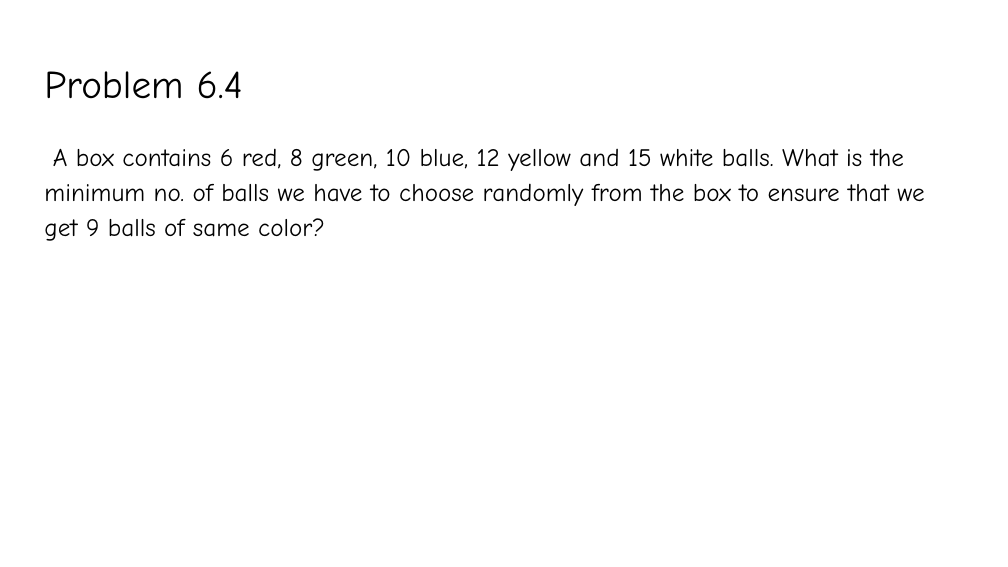
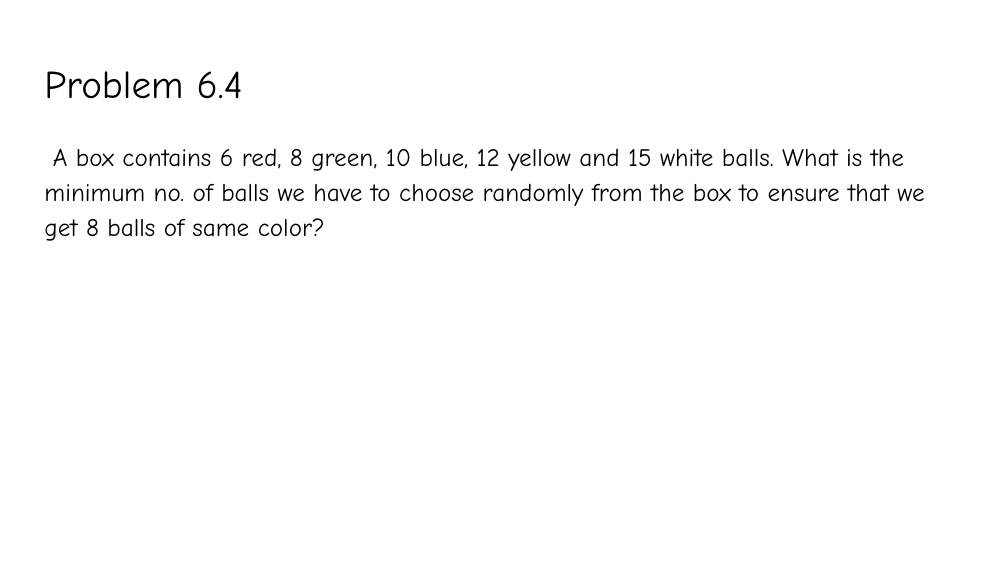
Before and after one commit to YeasirRayhanPrince/yeasirrayhanprince.github.io, a slide deck: slide 24 of cse106/slides/Lecture7.pptx (slide 23 before the commit). Drawn at 1008x567 pixels with LibreOffice and Linux fonts; fonts in the diff are those of the drawing. Boxes give left, top, right and bottom in pixels: in the first picture for what was removed or moved away, otherwise in the second. Text is boxed around its words. In the diff, an @@ line names an element or a change of style, - is before the commit and + after.

```diff
--- a/cse106/slides/Lecture7.pptx
+++ b/cse106/slides/Lecture7.pptx
@@ text at <box>44,148,924,241</box>: text changed @@
-A box contains 6 red, 8 green, 10 blue, 12 yellow and 15 white balls. What is the minimum no. of balls we have to choose randomly from the box to ensure that we get 9 balls of same color?
+A box contains 6 red, 8 green, 10 blue, 12 yellow and 15 white balls. What is the minimum no. of balls we have to choose randomly from the box to ensure that we get 8 balls of same color?
```
Also in this commit, not shown: 16 other slides changed, 3 slides added, 1 other file.
